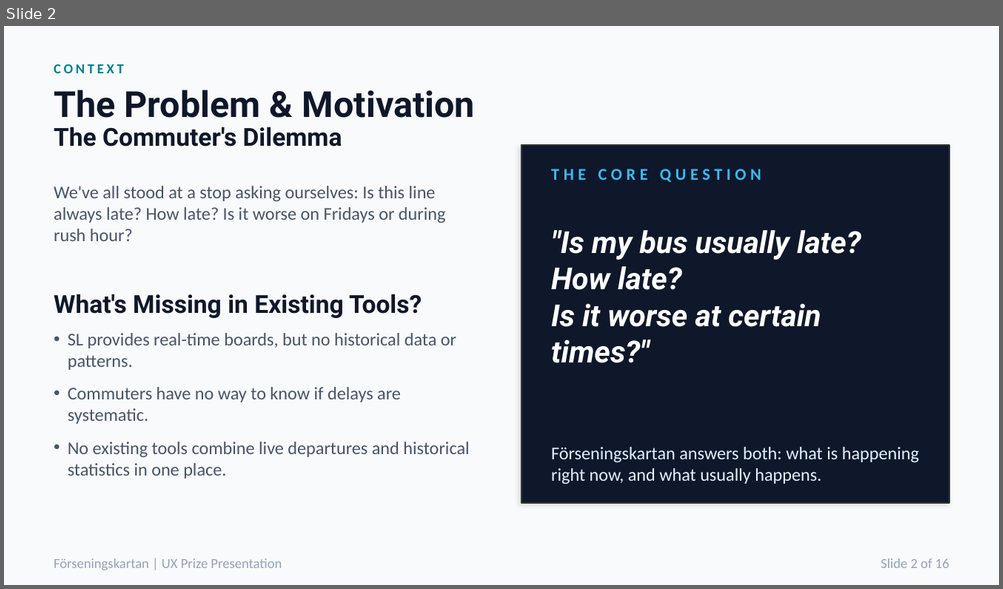
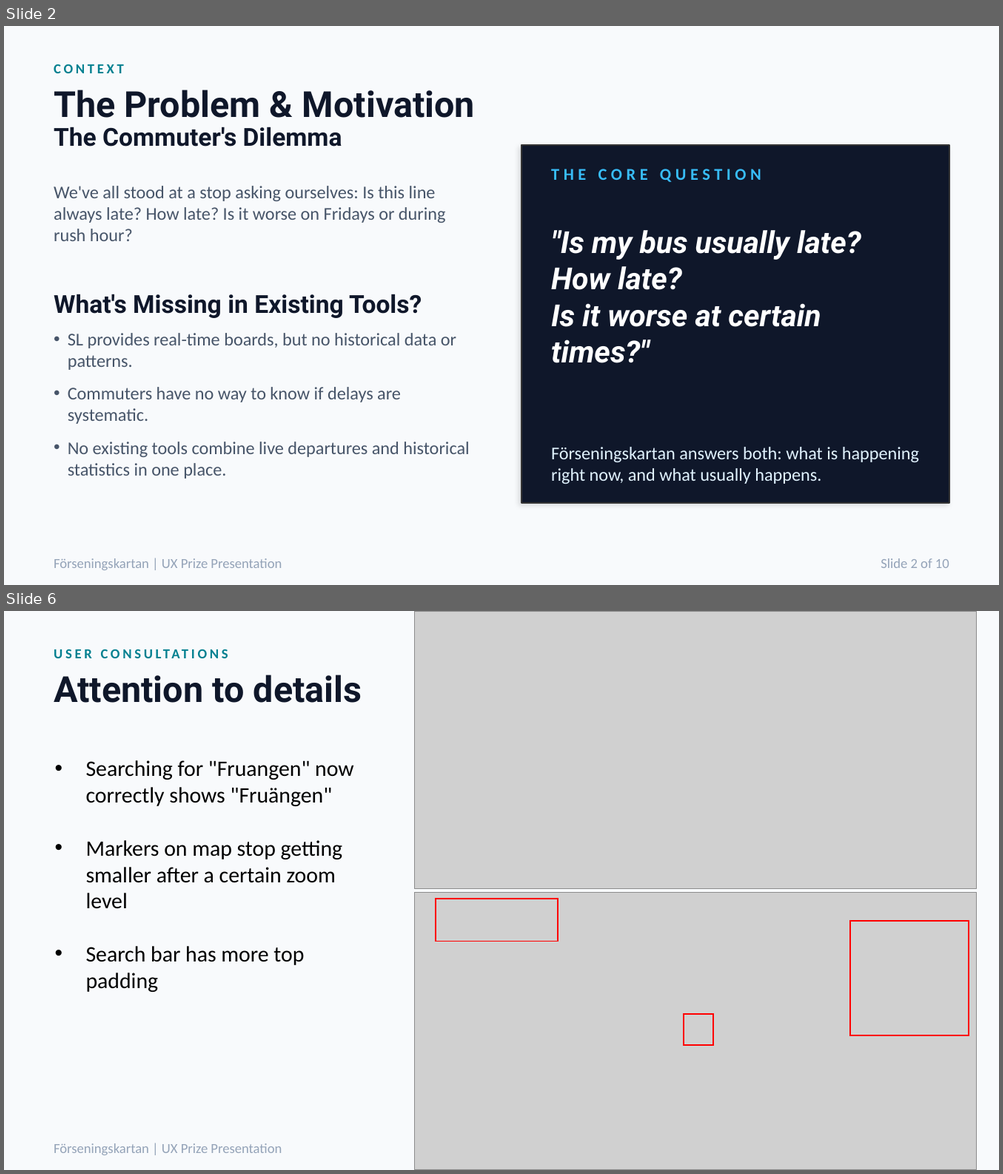
Before and after one commit to mattiaskvist/forseningskartan, a slide deck: presentation.pptx. Shown one above the other, each under a label of ours: slide 2 before the commit, slides 2 and 6 after it; the slides between them are not shown. The pictures are 1003x589 and 1003x1174 pixels, drawn with LibreOffice and Linux fonts; fonts in the diff are those of the drawing; grey boxes stand for pictures. Boxes give left, top, right and bottom in pixels: in the first picture for what was removed or moved away, otherwise in the second. Text is boxed around its words. In the diff, an @@ line names an element or a change of style, - is before the commit and + after.

```diff
--- a/presentation.pptx
+++ b/presentation.pptx
@@ slide 6 added at (x1=4, y1=611, x2=999, y2=1170), background #F8FAFC @@
@@ picture added at (x1=414, y1=611, x2=976, y2=889) @@
@@ text added at (x1=54, y1=641, x2=949, y2=666), 10 pt, text #028090, bold @@
+USER CONSULTATIONS
@@ text added at (x1=54, y1=675, x2=362, y2=703), 26 pt, text #0F172A, bold @@
+Attention to details
@@ text added at (x1=86, y1=760, x2=354, y2=992), 16 pt, text #000000 @@
+• Searching for "Fruangen" now correctly shows "Fruängen"
+• Markers on map stop getting smaller after a certain zoom level
+• Search bar has more top padding
@@ picture added at (x1=414, y1=892, x2=976, y2=1170) @@
@@ rectangle added at (x1=435, y1=898, x2=558, y2=941), outline #FF0000 1 pt @@
@@ rectangle added at (x1=851, y1=921, x2=969, y2=1036), outline #FF0000 1 pt @@
@@ rectangle added at (x1=683, y1=1015, x2=713, y2=1045), outline #FF0000 1 pt @@
@@ text added at (x1=54, y1=1144, x2=282, y2=1156), 10 pt, text #94A3B8 @@
+Förseningskartan | UX Prize Presentation
@@ slide 2 changed as well @@
@@ text at (x1=880, y1=559, x2=949, y2=568): text changed @@
-Slide 2 of 16
+Slide 2 of 10
```
Also in this commit, not shown: 7 other slides changed, 1 other slide added, 8 slides removed, 1 other file.
